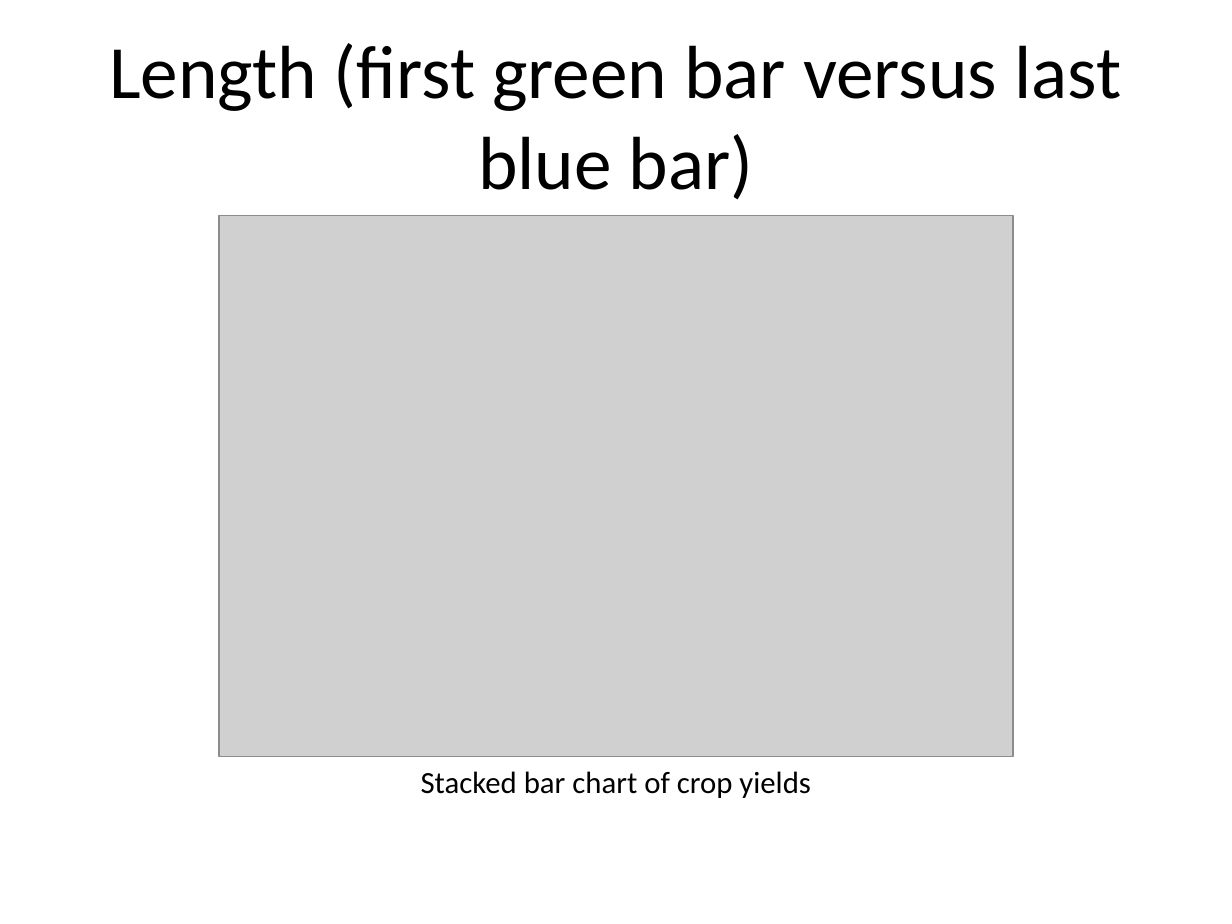
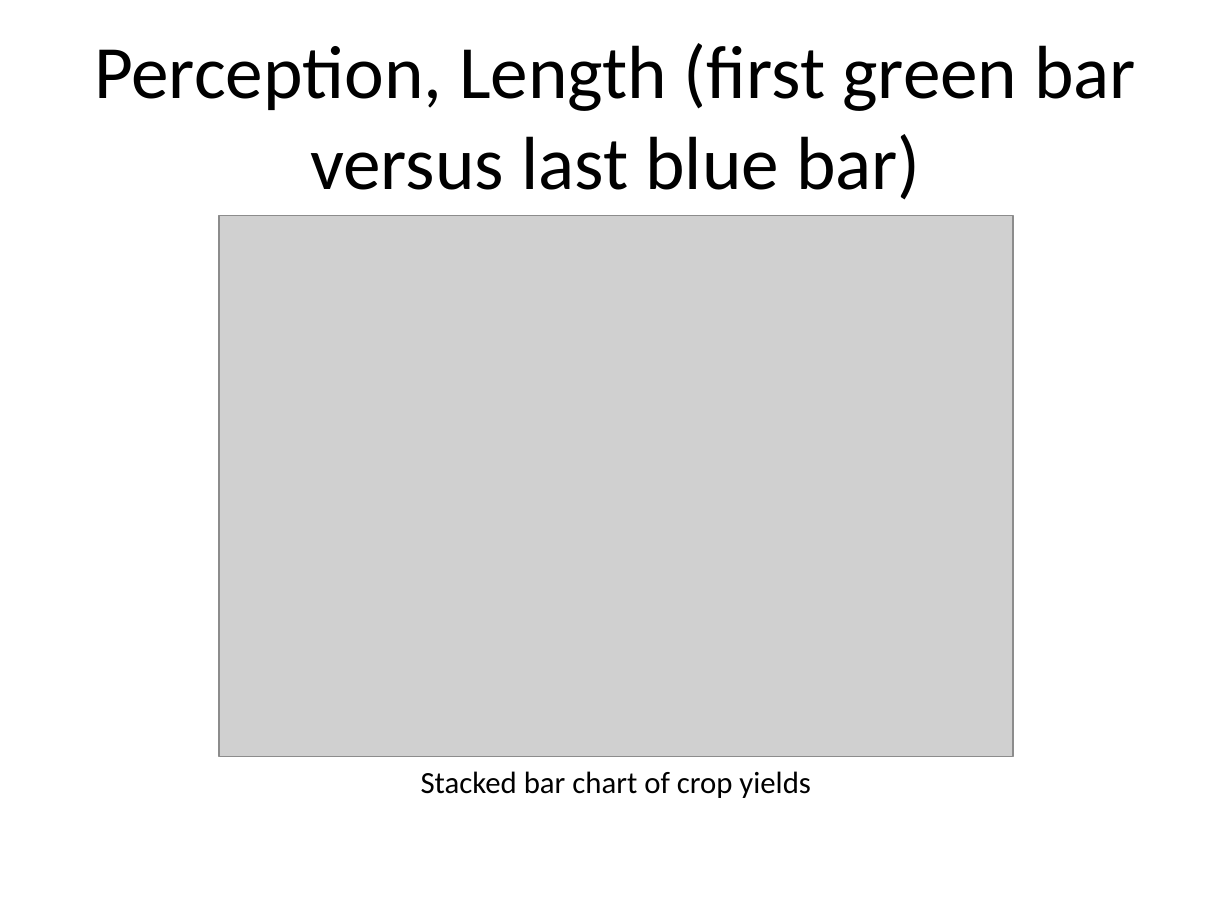
Before and after one commit to pmean/data-visualization, a slide deck: slide 42 of data-viz-02/src/v02-complete-lecture.pptx (slide 40 before the commit). Drawn at 1232x924 pixels with LibreOffice and Linux fonts; fonts in the diff are those of the drawing; grey boxes stand for pictures. Boxes give left, top, right and bottom in pixels: in the first picture for what was removed or moved away, otherwise in the second. Text is boxed around its words. In the diff, an @@ line names an element or a change of style, - is before the commit and + after.

```diff
--- a/data-viz-02/src/v02-complete-lecture.pptx
+++ b/data-viz-02/src/v02-complete-lecture.pptx
@@ title at bbox=[94, 43, 1136, 200]: text changed @@
-Length (first green bar versus last blue bar)
+Perception, Length (first green bar versus last blue bar)
```
Also in this commit, not shown: 88 other slides changed, 15 slides added, 2 slides removed, 20 other files.
